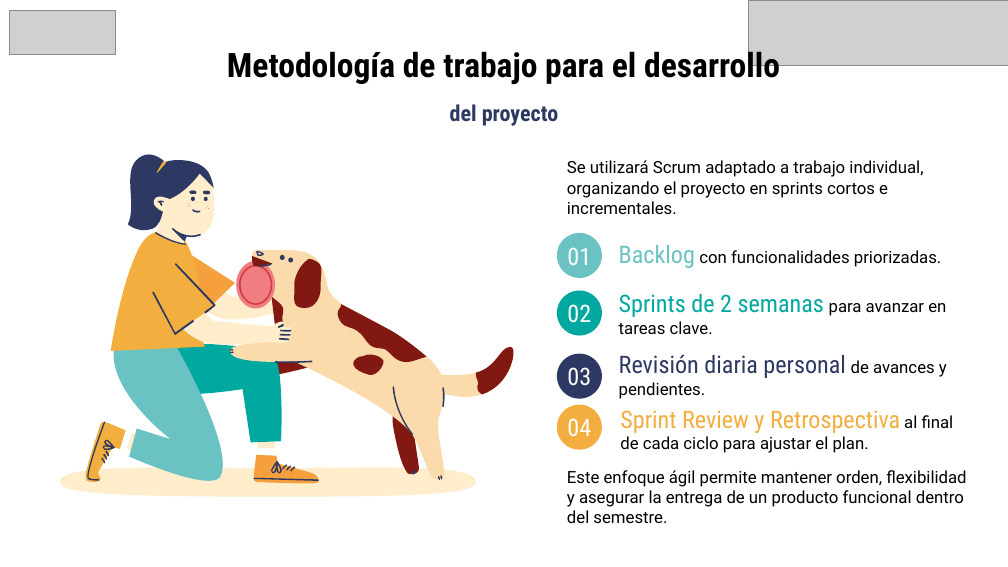
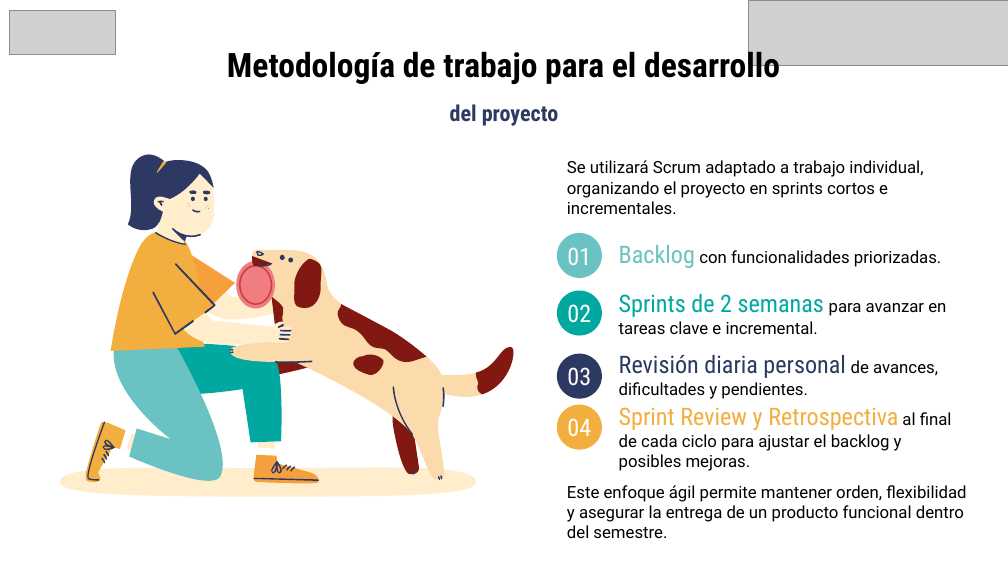
Before and after one commit to Kazeai-chan/Capstone_MyPet, a slide deck: slide 6 of Fase 1/Evidencias Grupales/Presentación Proyecto.pptx. Drawn at 1008x567 pixels with LibreOffice and Linux fonts; fonts in the diff are those of the drawing; grey boxes stand for pictures. Boxes give left, top, right and bottom in pixels: in the first picture for what was removed or moved away, otherwise in the second. Text is boxed around its words. In the diff, an @@ line names an element or a change of style, - is before the commit and + after.

```diff
--- a/Fase 1/Evidencias Grupales/Presentación Proyecto.pptx
+++ b/Fase 1/Evidencias Grupales/Presentación Proyecto.pptx
@@ text at <box>619,294,946,334</box>: text changed @@
-Sprints de 2 semanas para avanzar en tareas clave.
+Sprints de 2 semanas para avanzar en tareas clave e incremental.
@@ text at <box>619,355,938,399</box>: text changed; size 23 to 16 pt; font Roboto Condensed to Roboto; text colour #2D3962 to #000000 @@
-Revisión diaria personal de avances y pendientes.
+Revisión diaria personal de avances, dificultades y pendientes.
@@ text at <box>619,407,952,471</box>: text changed @@
-Sprint Review y Retrospectiva al final de cada ciclo para ajustar el plan.
+Sprint Review y Retrospectiva al final de cada ciclo para ajustar el backlog y posibles mejoras.
@@ text "Este enfoque ágil permite mantener ...": place and size @@
-text "Este enfoque ágil permite mantener ..." at <box>567,470,966,523</box>
+text "Este enfoque ágil permite mantener ..." at <box>567,485,966,538</box>
```
Also in this commit, not shown: 4 other slides changed, 3 other files.
